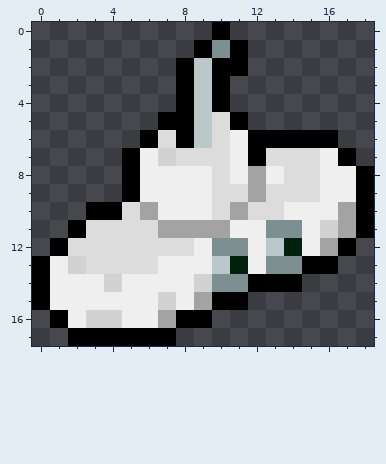
Pixel-art sprite, stored at swfs/dcr/hof_furni/icons/fabin_gon_minisub_white_icon.png. This is how it looked before the edit.
The file is 19x18 pixels.
And afterwards:
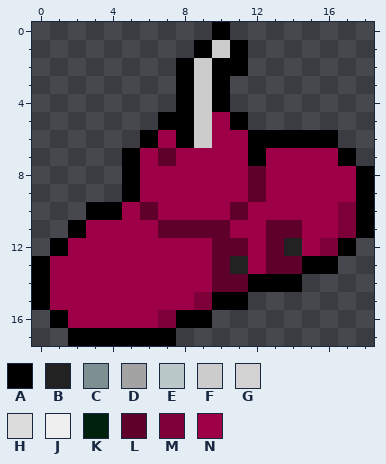
Palette (. is transparent): A #000000  B #222222  C #7e8f92  D #a3a3a3  E #bbc8ca  F #cccccc  G #d2d2d2  H #dcdcdc  J #efefef  K #00220c  L #5f002b  M #7e0039  N #9e0047
Change:
Changed rows in their new state; - is an unchanged pixel.
first column x 1:
 1 ---------F-------
 2 --------F--------
 3 --------F--------
 4 --------F--------
 5 --------FN-------
 6 ------N-FNN------
 7 -----NLNNNN-NNNN-
 8 -----NNNNNNLNNNNN
 9 -----NNNNNNLNNNNN
10 ----NLNNNNLNNNNNM
11 --NNNNLLLLNNLLNNM
12 -NNNNNNNNLLNLBNM-
13 NNNNNNNNNLBNLL---
14 NNNNNNNNNLL------
15 NNNNNNNNM--------
16 -NNNNNM----------
Where, in picture pixels (left, top, right, bottom), the same in both pictures:
changed: (50, 40, 356, 328)
